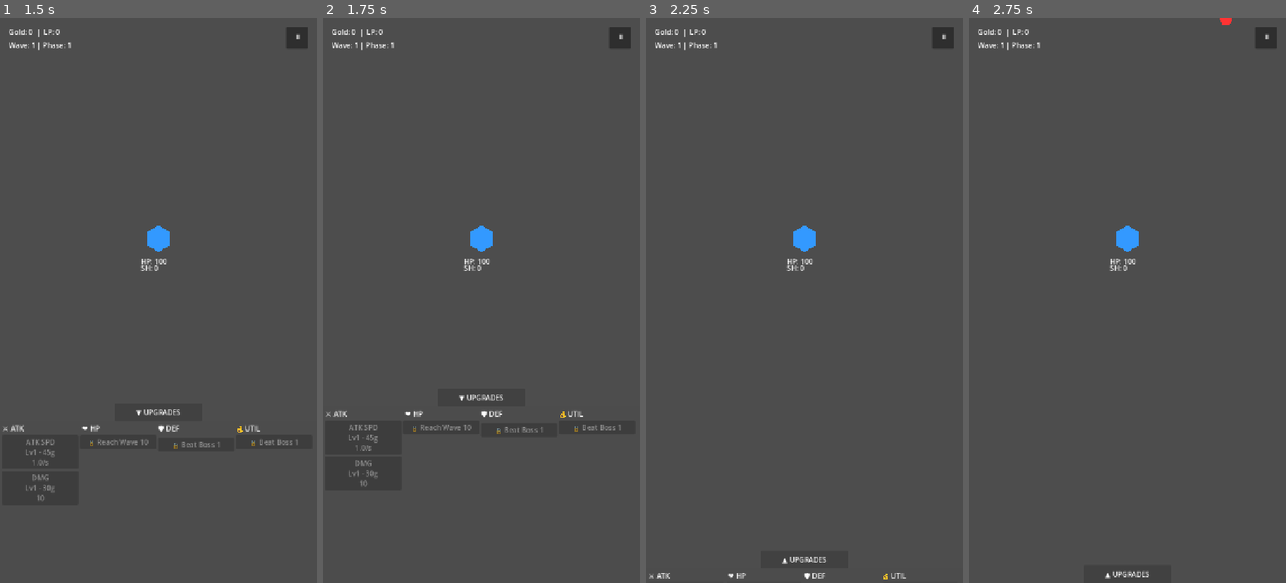
Above: before the commit, frames 1-4 (left to right).
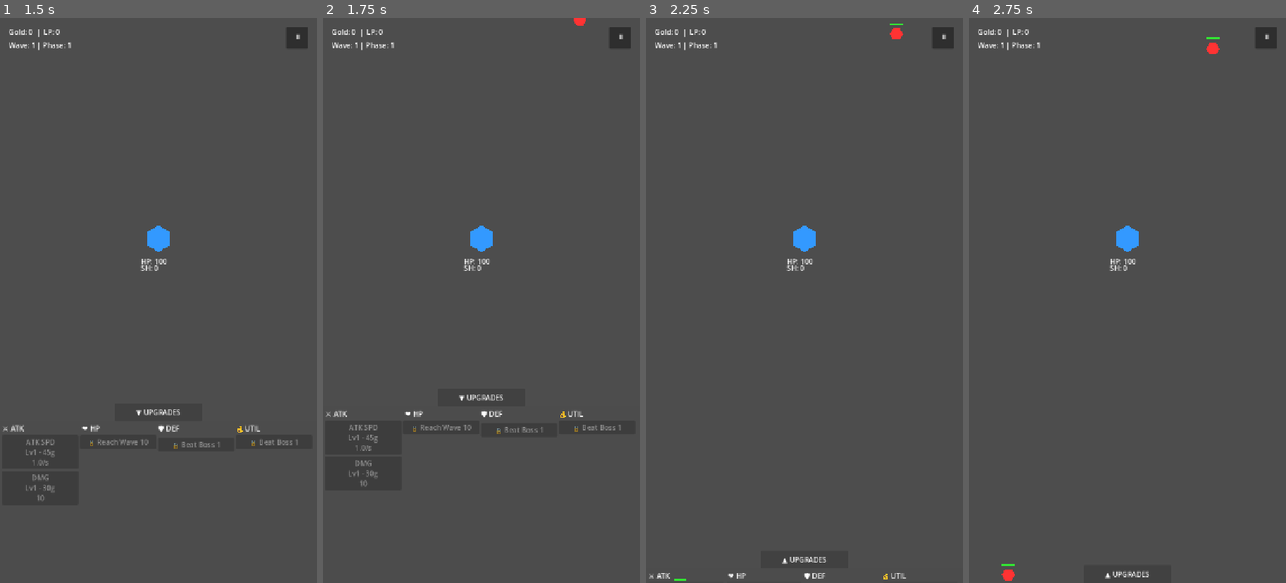
Above: after the commit, the same moments.

Repository: elydarstudio/Base_Defence
Game: Godot game, scene res://Scenes/StartMenu.tscn
The game is run twice, just before and just after one commit, with the same random seed, the same clock (stepped at 60 frames per second) and the same inputs.
Inputs:
- Up to frame 1 (1.5 s): click "PLAY" at 0.5 s; click "▲ UPGRADES" at 1.25 s
- Up to frame 2 (1.75 s): no input
- Up to frame 3 (2.25 s): click "▼ UPGRADES" at 2 s
- Up to frame 4 (2.75 s): no input

Frame 1 is identical in both runs. In frame 2, less than 0.1% of the frame differs, in the area x 79-83%, y 0-2%; in frame 3, less than 0.1%; in frame 4, 0.2%, in the area x 10-83%, y 0-100%.

Commit message:
fix: boss take_damage signature, spawn_boss deferred, gold formula phase scaling, wave pacing tuned

Diff:
--- a/base-defence/Scripts/boss.gd
+++ b/base-defence/Scripts/boss.gd
@@ -72,8 +72,10 @@
 	attack_interval = 1.5
 	speed = min(50.0 + (p * 2.0), 110.0)
 
-func take_damage(amount: float):
+func take_damage(amount: float, type: String = "normal"):
 	health -= amount
+	if main_node != null:
+		main_node.spawn_damage_number(amount, global_position + Vector2(0, -20), type)
 	if health <= 0:
 		_die()
 
--- a/base-defence/Scripts/brute.gd
+++ b/base-defence/Scripts/brute.gd
@@ -64,7 +64,7 @@
 	max_health = health
 	attack_damage = 10.5 * (1.0 + (difficulty * 0.11))
 	speed = min(36.0 + (difficulty * 0.55), 77.5)
-	currency_value = (10 + (main_node.phase * 3)) * 2 if main_node != null else 10
+	currency_value = (5 + ((main_node.phase - 1) * 3)) * 2 if main_node != null else 10
 
 func take_damage(amount: float, type: String = "normal"):
 	health -= amount
--- a/base-defence/Scripts/damage_number.gd
+++ b/base-defence/Scripts/damage_number.gd
@@ -20,8 +20,10 @@
 			$Label.add_theme_color_override("font_color", Color.RED)
 		"gold":
 			$Label.add_theme_color_override("font_color", Color.GOLD)
+			$Label.text = "💰" + $Label.text
 		"lp":
 			$Label.add_theme_color_override("font_color", Color(0.7, 0.0, 1.0))
+			$Label.text = "⭐" + $Label.text
 
 func _process(delta):
 	elapsed += delta
--- a/base-defence/Scripts/enemy.gd
+++ b/base-defence/Scripts/enemy.gd
@@ -78,7 +78,7 @@
 
 func _die():
 	if main_node != null:
-		var base_gold = 5 + (main_node.phase * 3)
+		var base_gold = 5 + ((main_node.phase - 1) * 3)
 		main_node.add_currency(base_gold)
 		main_node.spawn_damage_number(base_gold, global_position + Vector2(0, -35), "gold")
 		main_node.on_enemy_killed()
--- a/base-defence/Scripts/main.gd
+++ b/base-defence/Scripts/main.gd
@@ -115,9 +115,9 @@
 
 var tooltip_buttons: Dictionary = {}
 
-const BASE_ENEMIES_PER_WAVE = 15
+const BASE_ENEMIES_PER_WAVE = 12
 const ENEMIES_PER_WAVE_WAVE_SCALING = 2
-const ENEMIES_PER_WAVE_PHASE_SCALING = 3
+const ENEMIES_PER_WAVE_PHASE_SCALING = 2
 
 const UNLOCK_REQUIREMENTS = {
 	"ATKSpdButton": 0,
@@ -270,7 +270,7 @@
 	if wave_complete:
 		return
 	spawn_timer += delta
-	var current_spawn_interval = 1.8 / (1.0 + (difficulty * 0.09))
+	var current_spawn_interval = 0.8 / (1.0 + (difficulty * 0.09))
 	if spawn_timer >= current_spawn_interval and enemies_spawned < enemies_to_spawn:
 		spawn_timer = 0.0
 		enemies_spawned += 1
@@ -298,7 +298,7 @@
 	boss_wave = true
 	boss_alive = true
 	var b = boss_scene.instantiate()
-	add_child(b)
+	add_child.call_deferred(b)
 	b.setup($Base, self)
 	b.scale_to_phase(phase)
 	b.global_position = Vector2(360, -40)
--- a/base-defence/Scripts/runner.gd
+++ b/base-defence/Scripts/runner.gd
@@ -64,7 +64,7 @@
 	max_health = health
 	attack_damage = 5.25 * (1.0 + (difficulty * 0.11))
 	speed = min(144.0 + (difficulty * 2.2), 310.0)
-	currency_value = 5 + (main_node.phase * 3) if main_node != null else 5
+	currency_value = 5 + ((main_node.phase - 1) * 3) if main_node != null else 5
 
 func take_damage(amount: float, type: String = "normal"):
 	health -= amount
